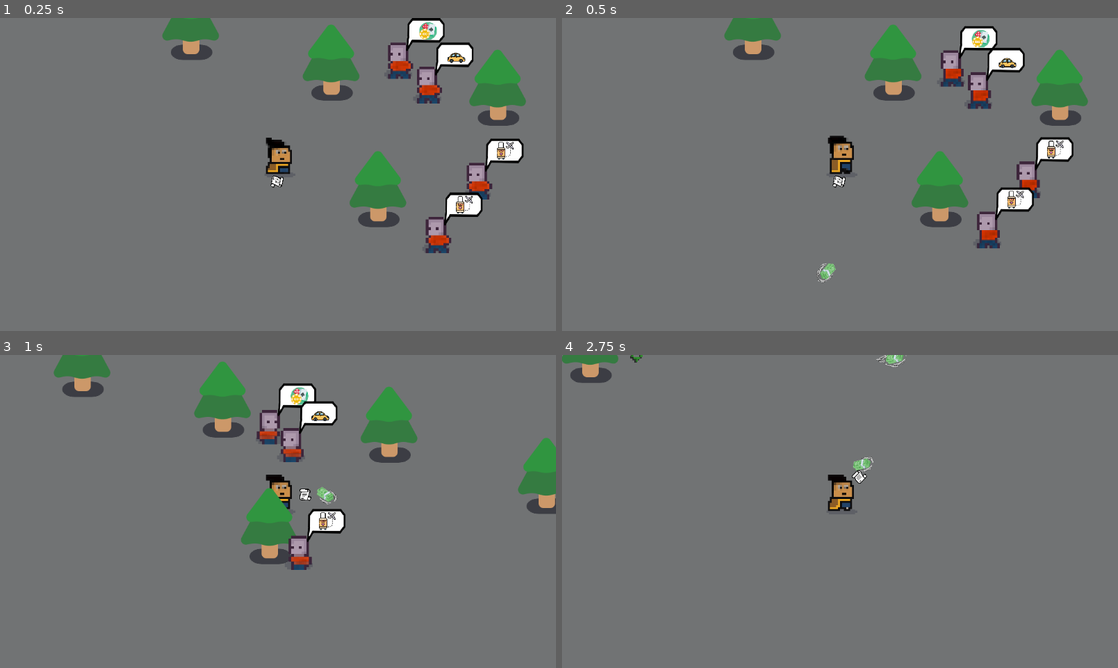
Above: before the commit, frames 1-4 (two rows, left to right).
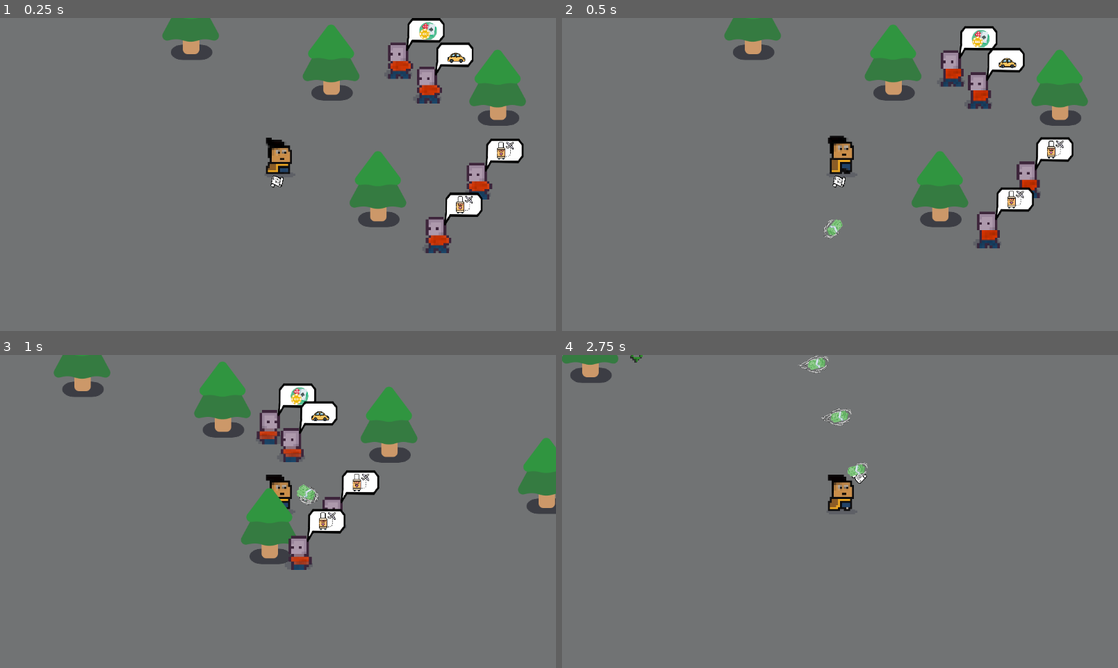
Above: after the commit, the same moments.

Repository: ZeekHoft/MoneyFrenzy
Game: Godot game, scene res://scenes/game.tscn
The game is run twice, just before and just after one commit, with the same random seed, the same clock (stepped at 60 frames per second) and the same inputs.
Inputs (mouse positions are in pixels of both pictures, inside the frame that each line leads up to):
- Up to frame 1 (0.25 s): no input
- Up to frame 2 (0.5 s): no input
- Up to frame 3 (1 s): move the mouse to (400, 495) at 0.52 s; hold D (move_right) from 0.53 s (still down)
- Up to frame 4 (2.75 s): move the mouse to (728, 527) at 1.27 s; release D (move_right) at 1.28 s; hold S (move_down) 1.28-2.03 s; move the mouse to (895, 442) at 2.02 s; hold D (move_right) from 2.03 s (still down)

Frame 1 is identical in both runs. In frame 2, 0.2% of the frame differs, in the area x 45-51%, y 64-85%; in frame 3, 0.9%, in the area x 53-69%, y 36-50%; in frame 4, 0.6%.

Commit message:
just changed the speed of the cash

Diff:
--- a/scenes/cash.tscn
+++ b/scenes/cash.tscn
@@ -46,7 +46,7 @@
 scale = Vector2(0.548455, 0.599335)
 sprite_frames = SubResource("SpriteFrames_b5tj3")
 autoplay = "default"
-frame_progress = 0.0404023
+frame_progress = 0.569221
 
 [node name="CollisionShape2D" type="CollisionShape2D" parent="."]
 scale = Vector2(0.686388, 0.569499)
--- a/scripts/cash.gd
+++ b/scripts/cash.gd
@@ -3,7 +3,7 @@
 var travelled_distance = 0
 func _physics_process(delta):
 
-	const MONEY_SPEED = 1000
+	const MONEY_SPEED = 500
 	const RANGE = 1200
 
 	var direction_cash = Vector2.RIGHT.rotated(rotation)#rotate the cash base on where u loan HAHAH
--- a/scripts/loanded.gd
+++ b/scripts/loanded.gd
@@ -5,8 +5,6 @@
 func play_loaned():
 	$AnimatedSprite2D.play("loanded")
 
-
-
 func _on_animated_sprite_2d_animation_finished():
 	play_loaned()
 	queue_free()
